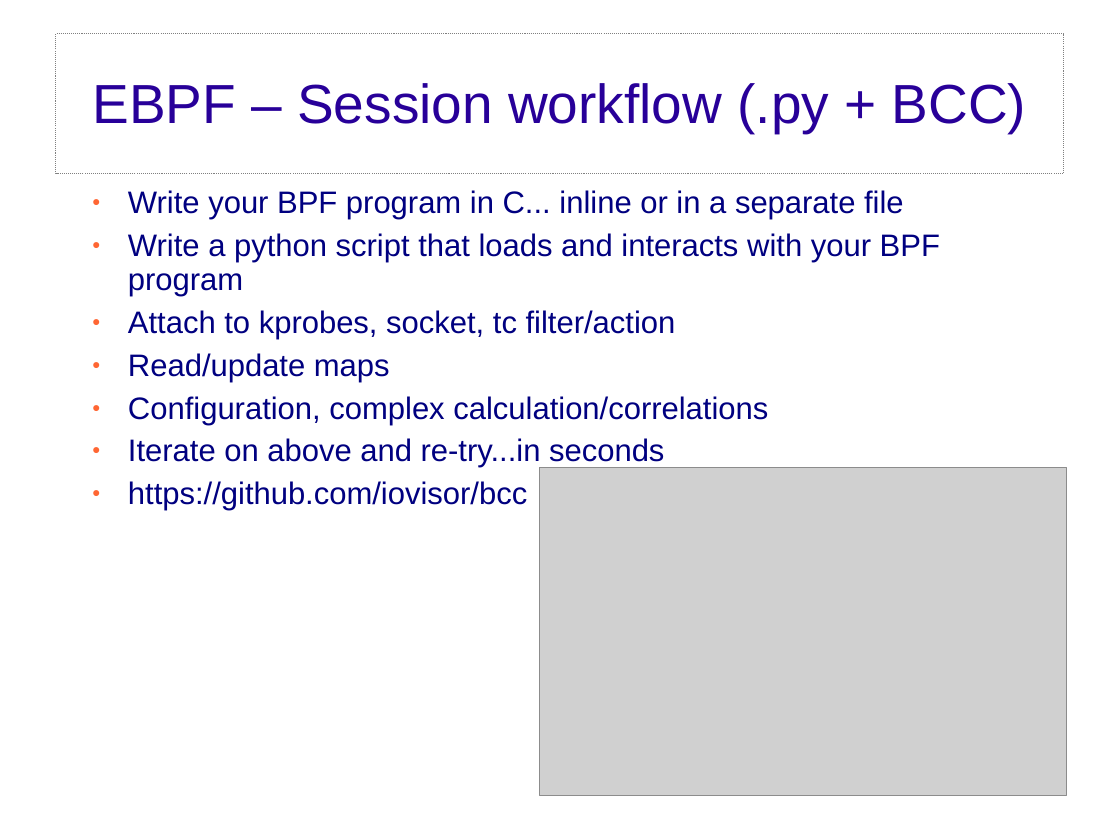
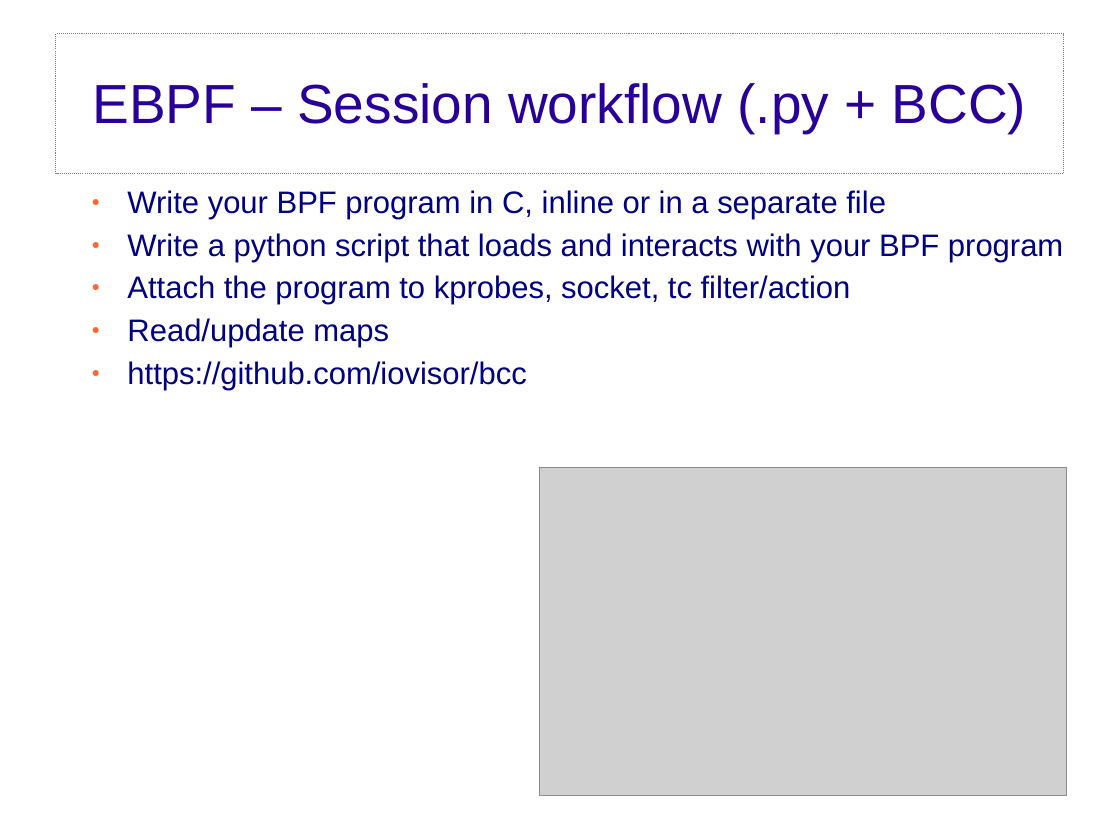
Before and after one commit to netgroup-polito/ebpf-test, a slide deck: slide 14 of eBPF - Short Presentation.ppt (slide 13 before the commit). Drawn at 1120x840 pixels with LibreOffice and Linux fonts; fonts in the diff are those of the drawing; grey boxes stand for pictures; background and template pictures are left out. Boxes give left, top, right and bottom in pixels: in the first picture for what was removed or moved away, otherwise in the second. Text is boxed around its words. In the diff, an @@ line names an element or a change of style, - is before the commit and + after.

```diff
--- a/eBPF - Short Presentation.ppt
+++ b/eBPF - Short Presentation.ppt
@@ text at bbox=[127, 190, 886, 219]: text changed @@
-● Write your BPF program in C... inline or in a separate file
+● Write your BPF program in C, inline or in a separate file
@@ text at bbox=[127, 275, 851, 305]: text changed @@
-● Attach to kprobes, socket, tc filter/action
+● Attach the program to kprobes, socket, tc filter/action
@@ text at bbox=[128, 396, 768, 468]: paragraphs removed @@
-● Configuration, complex calculation/correlations
-● Iterate on above and re-try...in seconds
```
Also in this commit, not shown: 8 other slides changed, 1 slide added, 5 other files.
